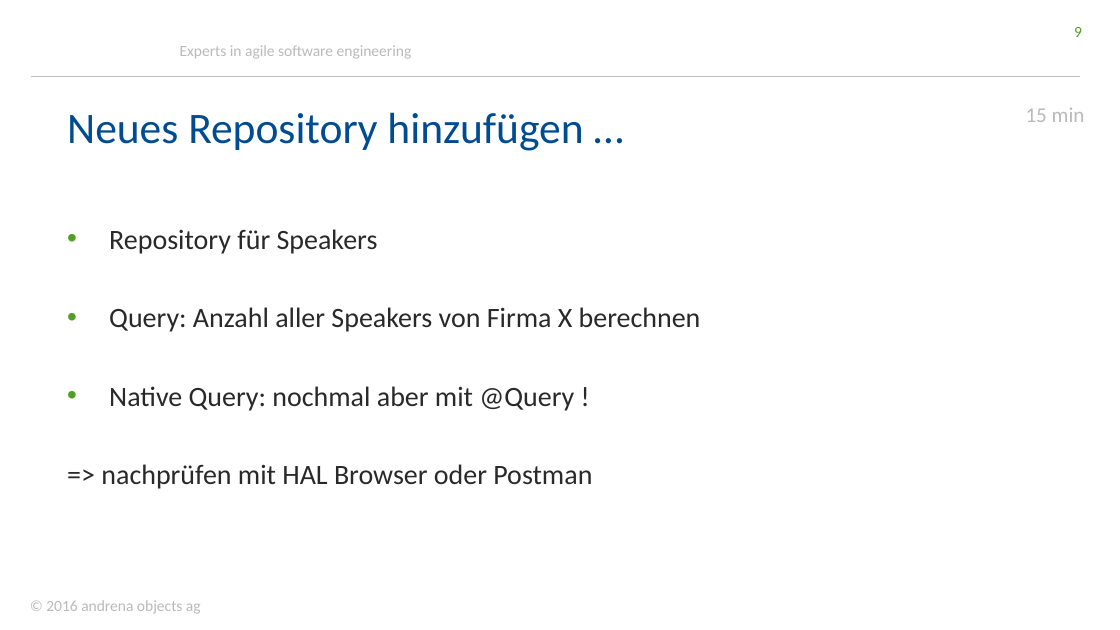
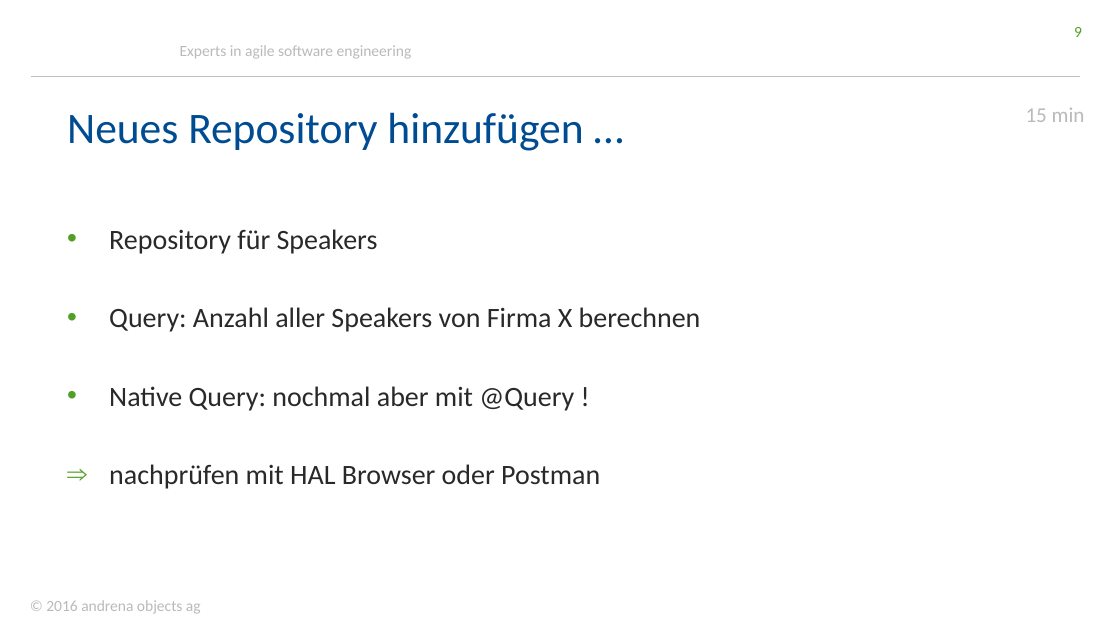
Before and after one commit to stklqt/oop-springboot-springdata-server, a slide deck: slide 9 of slides.pptx. Drawn at 1120x630 pixels with LibreOffice and Linux fonts; fonts in the diff are those of the drawing; background and template pictures are left out. Boxes give left, top, right and bottom in pixels: in the first picture for what was removed or moved away, otherwise in the second. Text is boxed around its words. In the diff, an @@ line names an element or a change of style, - is before the commit and + after.

```diff
--- a/slides.pptx
+++ b/slides.pptx
@@ text at (x1=109, y1=464, x2=600, y2=489): text changed @@
-=> nachprüfen mit HAL Browser oder Postman
+⇒ nachprüfen mit HAL Browser oder Postman
```
Also in this commit, not shown: 6 other slides changed, 3 slides added, 1 other file.
